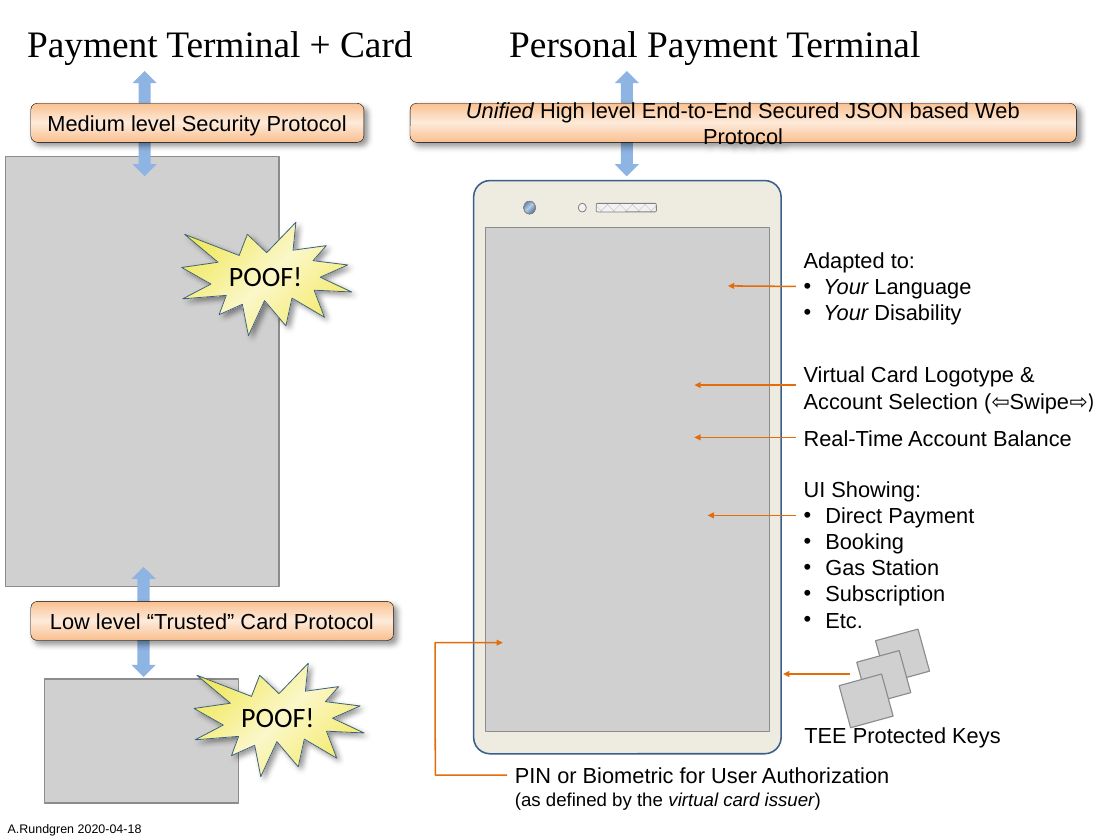
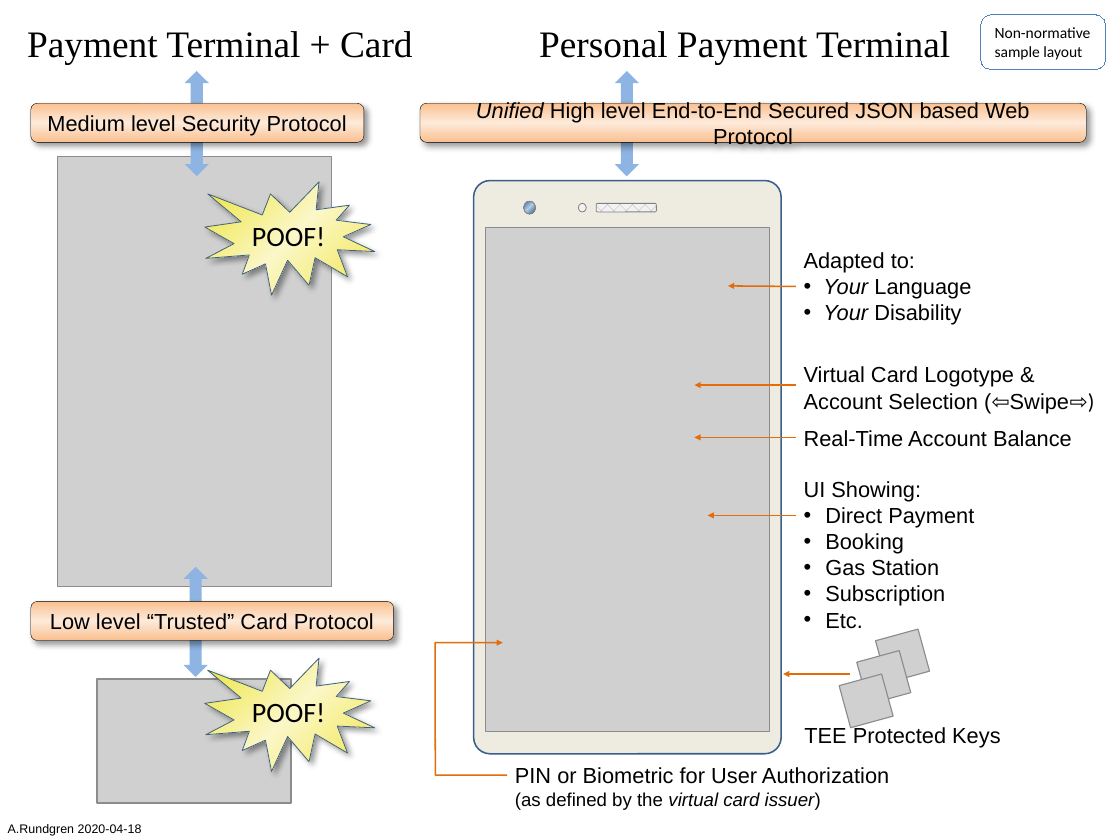
Before and after one commit to cyberphone/doc, a slide deck: slide 1 of saturn/personal-payment-terminal.pptx. Drawn at 1120x840 pixels with LibreOffice and Linux fonts; fonts in the diff are those of the drawing; grey boxes stand for pictures. Boxes give left, top, right and bottom in pixels: in the first picture for what was removed or moved away, otherwise in the second. Text is boxed around its words. In the diff, an @@ line names an element or a change of style, - is before the commit and + after.

Commit message:
non-normative layout added

```diff
--- a/saturn/personal-payment-terminal.pptx
+++ b/saturn/personal-payment-terminal.pptx
@@ text "Personal Payment Terminal": place and size @@
-text "Personal Payment Terminal" at (509,31,920,64)
+text "Personal Payment Terminal" at (539,31,950,64)
@@ rounded rectangle added at (981,15,1105,68), outline #4F81BD 0.75 pt, 10 pt, text #000000 @@
+Non-normative
+sample layout
@@ up down arrow: place and size @@
-up down arrow at (132,71,157,176)
+up down arrow at (185,71,209,176)
@@ rounded rectangle "Unified High level End-to-End Secured ...": place and size @@
-rounded rectangle "Unified High level End-to-End Secured ..." at (410,103,1076,142)
+rounded rectangle "Unified High level End-to-End Secured ..." at (420,103,1086,142)
@@ picture: place and size @@
-picture at (6,157,280,587)
+picture at (57,157,332,587)
@@ irregular seal "POOF!": place and size @@
-irregular seal "POOF!" at (181,222,352,335)
+irregular seal "POOF!" at (205,181,375,295)
@@ up down arrow: place and size @@
-up down arrow at (131,567,156,676)
+up down arrow at (184,567,208,676)
@@ irregular seal "POOF!": place and size @@
-irregular seal "POOF!" at (194,663,364,776)
+irregular seal "POOF!" at (205,659,375,772)
@@ picture: place and size @@
-picture at (45,679,239,803)
+picture at (97,679,291,803)
```
Also in this commit, not shown: 1 other file.
